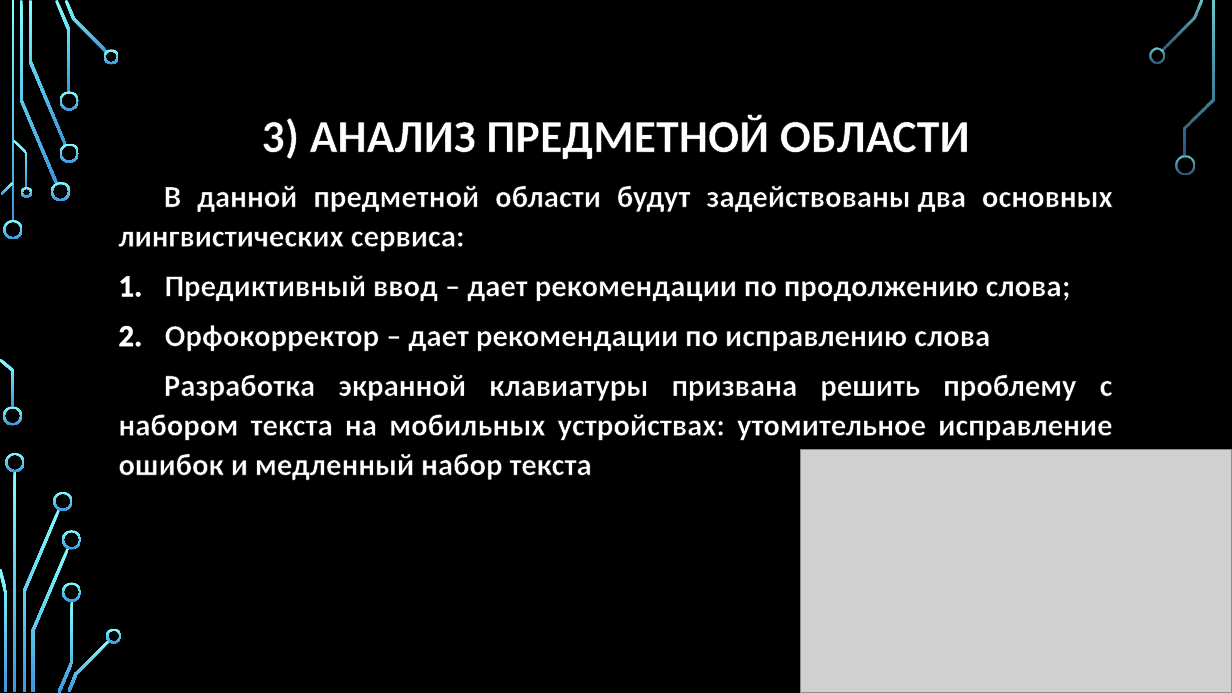
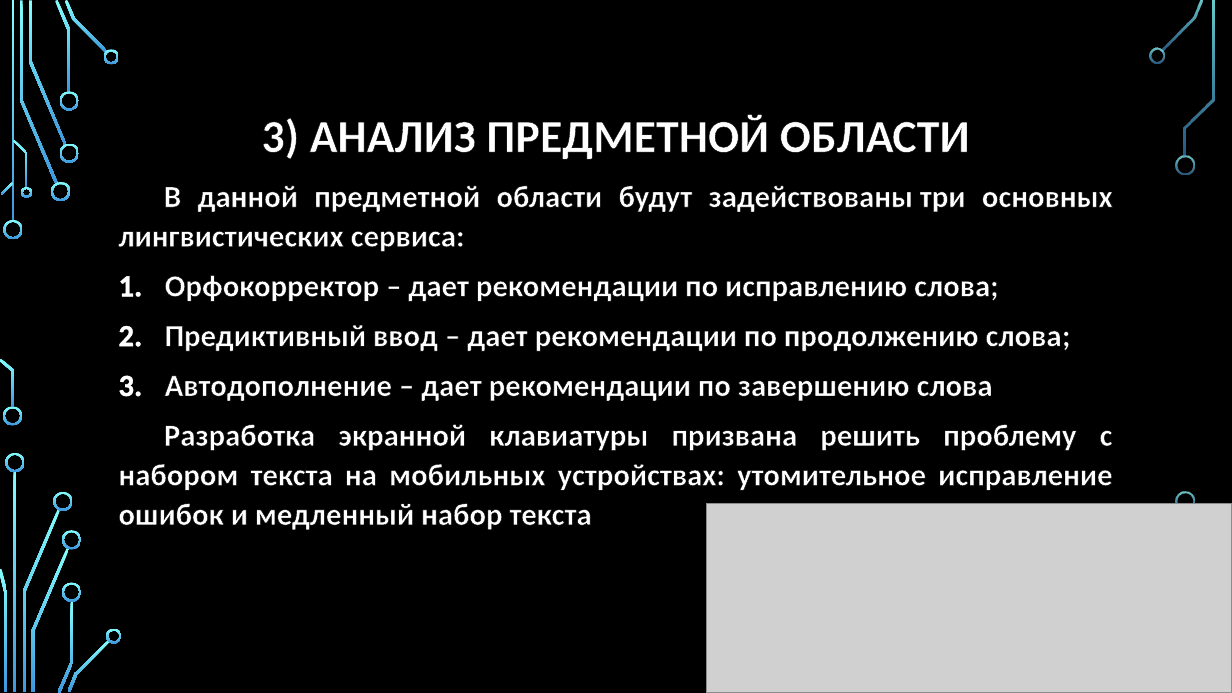
Before and after one commit to Ruslan-Far/docs-graduate-work, a slide deck: slide 3 of Фархетдинов - Презентация по ВКР.pptx. Drawn at 1232x693 pixels with LibreOffice and Linux fonts; fonts in the diff are those of the drawing; grey boxes stand for pictures; background and template pictures are left out. Boxes give left, top, right and bottom in pixels: in the first picture for what was removed or moved away, otherwise in the second. Text is boxed around its words. In the diff, an @@ line names an element or a change of style, - is before the commit and + after.

```diff
--- a/Фархетдинов - Презентация по ВКР.pptx
+++ b/Фархетдинов - Презентация по ВКР.pptx
@@ text at (118, 186, 1113, 301): text changed @@
-В данной предметной области будут задействованы два основных лингвистических сервиса:
+В данной предметной области будут задействованы три основных лингвистических сервиса:
+1. Орфокорректор – дает рекомендации по исправлению слова;
@@ text at (165, 376, 992, 401): text changed @@
-2. Орфокорректор – дает рекомендации по исправлению слова
+3. Автодополнение – дает рекомендации по завершению слова
@@ picture: place and size @@
-picture at (800, 450, 1232, 693)
+picture at (706, 504, 1232, 693)
@@ freeform shape added at (1177, 492, 1196, 511), fill gradient #82FFFF to #3D97DE @@
```
Also in this commit, not shown: 5 other slides changed, 3 slides removed, 3 other files.
